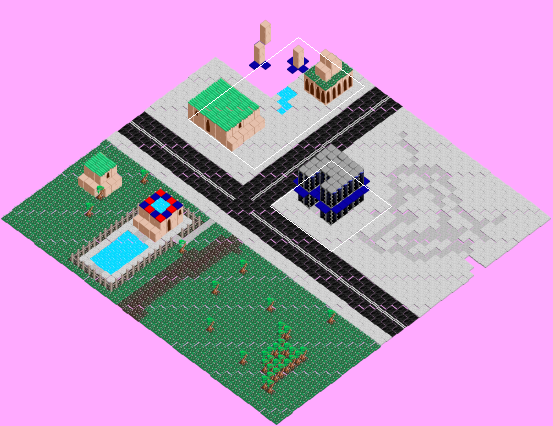
Two versions of a level (Tiled map, example/maps/street.tmx). The first picture is a wide view before the edit; the outline marks the close-up.
Close-up. Before the edit:
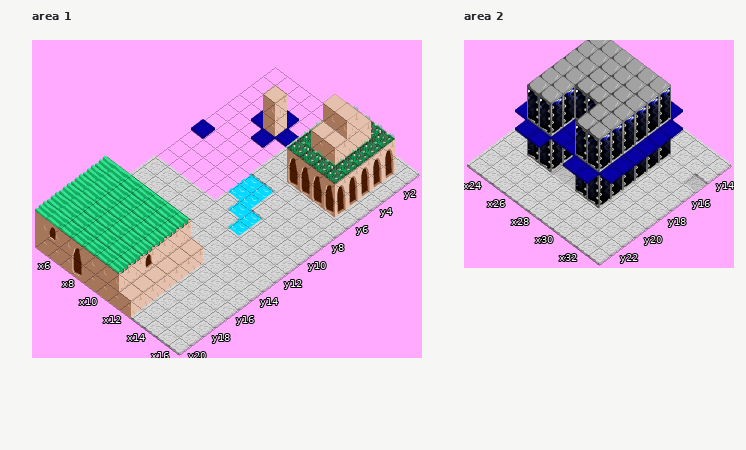
Cells are 64x48 px. Isometric: x runs down to the right, y down to the left. Shown: area 1 x 5..16, y 1..20; area 2 x 23..33, y 13..23. Layer "varergveragver" is drawn 0,-96 px off the grid. Layer "very top" is drawn 0,-192 px off the grid.
New version:
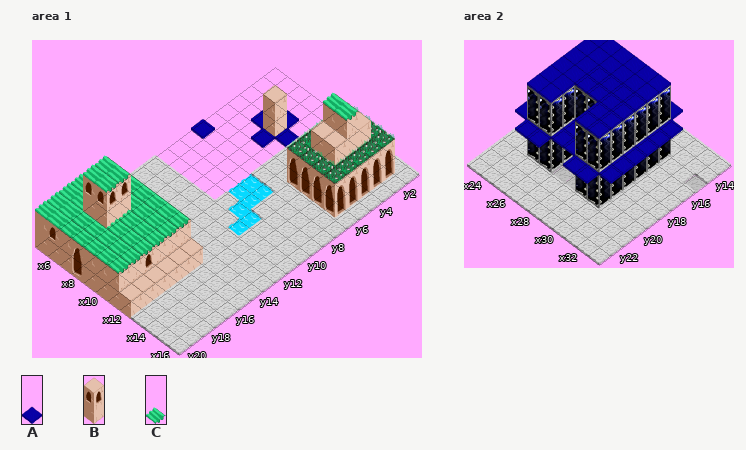
Key: from "tileset": A 1, B 7, C 11.
_ is an empty cell.
Tiles of an added or newly shown layer are drawn over the layers below it.
What changed:
{"where": "layer \"varergveragver\", area 1"}
{"y":17,"x":7,"old":"CC","new":"BB"}
{"y":18,"x":7,"old":"CC","new":"BB"}
{"where": "layer \"very top\" (added), area 1"}
{"y":4,"x":13,"old":"__","new":"CC"}
{"y":17,"x":7,"old":"__","new":"CC"}
{"y":18,"x":7,"old":"__","new":"CC"}
{"where": "layer \"very top\" (added), area 2"}
{"y":15,"x":25,"old":"______","new":"AAAAAA"}
{"y":16,"x":25,"old":"______","new":"AAAAAA"}
{"y":17,"x":25,"old":"______","new":"AAAAAA"}
{"y":18,"x":25,"old":"______","new":"AAAAAA"}
{"y":19,"x":25,"old":"__","new":"AA"}
{"y":19,"x":29,"old":"__","new":"AA"}
{"y":20,"x":25,"old":"__","new":"AA"}
{"y":20,"x":29,"old":"__","new":"AA"}
{"label":"added","picture_box":[323,92,359,121]}
{"label":"changed","picture_box":[83,155,131,229]}
{"label":"added","picture_box":[527,40,671,139]}
